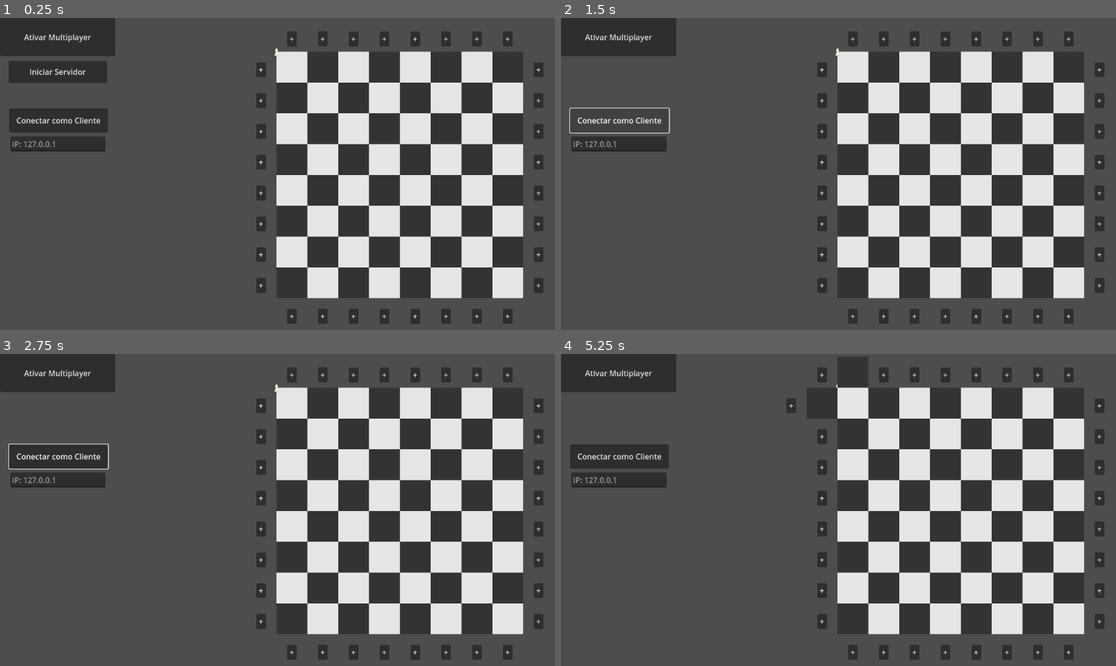
Above: before the commit, frames 1-4 (two rows, left to right).
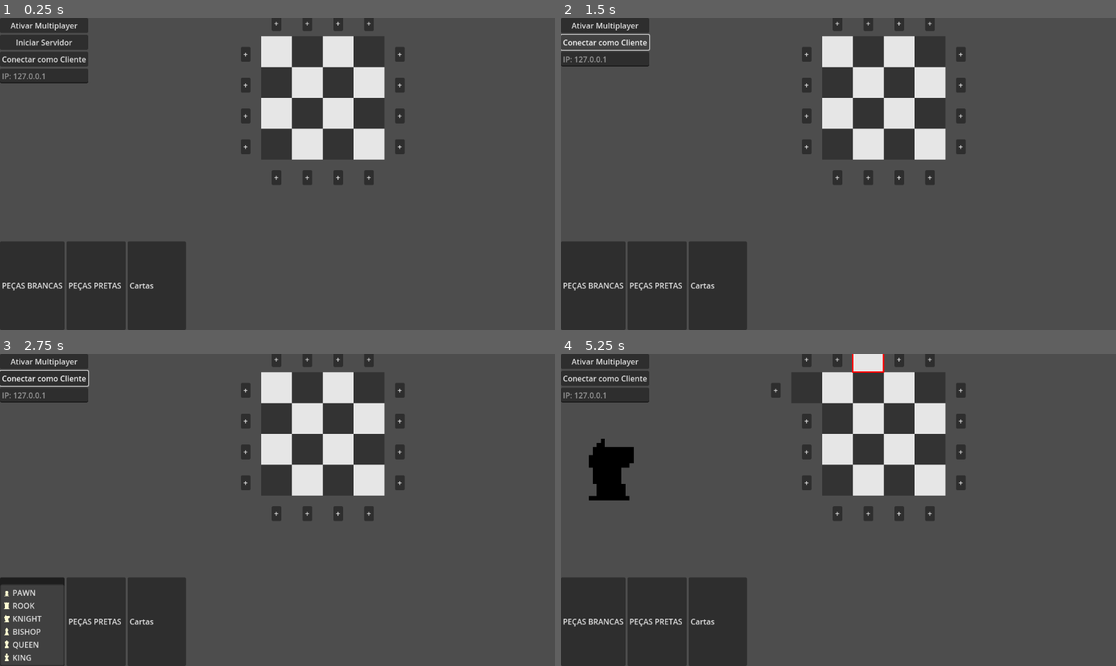
Above: after the commit, the same moments.

Repository: BlueMoonBr/Chess2
Game: Godot game, scene res://Scenes/ChessBoard.tscn
The game is run twice, just before and just after one commit, with the same random seed, the same clock (stepped at 60 frames per second) and the same inputs.
Inputs (mouse positions are in pixels of both pictures, inside the frame that each line leads up to):
- Up to frame 1 (0.25 s): no input
- Up to frame 2 (1.5 s): click "Ativar Multiplayer" at 0.5 s; click "Conectar como Cliente" at 1.25 s
- Up to frame 3 (2.75 s): click (33, 622) at 2 s, where only the run after the commit has a clickable "PEÇAS BRANCAS"
- Up to frame 4 (5.25 s): click (655, 622) at 2.75 s, where only the run after the commit has a clickable "PEÇAS PRETAS"; click (716, 622) at 3.5 s, where only the run after the commit has a clickable "Cartas"; click "+" at 4.25 s; click "+" at 5 s

The runs differ from the first frame. In frame 1, 49% of the frame differs, in the area x 0-98%, y 0-100%; in frame 2, 48%; in frame 3, 46%; in frame 4, 50%.

Commit message:
feat: new tile

Diff:
--- a/Scenes/ChessBoard.tscn
+++ b/Scenes/ChessBoard.tscn
@@ -1,55 +1,138 @@
-[gd_scene load_steps=4 format=3 uid="uid://br2fbkufrybo1"]
+[gd_scene load_steps=9 format=3 uid="uid://br2fbkufrybo1"]
 
-[ext_resource type="Script" uid="uid://b2t0kr2qhhist" path="res://Scripts/ChessRoot.gd" id="1_3pvfr"]
-[ext_resource type="Script" uid="uid://cys30htyoiicr" path="res://Scripts/ChessBoard.gd" id="1_5t1fc"]
+[ext_resource type="Script" uid="uid://b2t0kr2qhhist" path="res://Scritps/ChessRoot.gd" id="1_3pvfr"]
+[ext_resource type="Script" uid="uid://cys30htyoiicr" path="res://Scritps/ChessBoard.gd" id="1_5t1fc"]
 [ext_resource type="Texture2D" uid="uid://3tea0lyxsimu" path="res://Assets/Pieces/bishop.png" id="1_aecfi"]
+[ext_resource type="Texture2D" uid="uid://ndv8tjccqw5p" path="res://Assets/Pieces/pawn.png" id="10_j0o8s"]
+[ext_resource type="Texture2D" uid="uid://1xaaigb8g37r" path="res://Assets/Pieces/rook.png" id="11_2bw70"]
+[ext_resource type="Texture2D" uid="uid://7yvobt62i7dn" path="res://Assets/Pieces/king.png" id="11_ibikg"]
+[ext_resource type="Texture2D" uid="uid://d1mcqyif15iui" path="res://Assets/Pieces/knight.png" id="12_wqotx"]
+[ext_resource type="Texture2D" uid="uid://bjqenf11rvaoj" path="res://Assets/Pieces/queen.png" id="13_nn40u"]
 
 [node name="ChessRoot" type="Node2D"]
 script = ExtResource("1_3pvfr")
+selected_piece_type = 1
+selected_piece_color = 0
 
 [node name="ChessBoard" type="Sprite2D" parent="."]
 position = Vector2(574, 70)
 texture = ExtResource("1_aecfi")
 script = ExtResource("1_5t1fc")
+board_size = 4
 
 [node name="CanvasLayer" type="CanvasLayer" parent="."]
 
-[node name="BtnMultiplayer" type="Button" parent="CanvasLayer"]
-offset_right = 239.0
-offset_bottom = 79.0
+[node name="MainUI" type="Control" parent="CanvasLayer"]
+layout_mode = 3
+anchors_preset = 0
+offset_right = 40.0
+offset_bottom = 40.0
+
+[node name="menu" type="VBoxContainer" parent="CanvasLayer/MainUI"]
+layout_mode = 0
+offset_right = 40.0
+offset_bottom = 40.0
+
+[node name="BtnMultiplayer" type="Button" parent="CanvasLayer/MainUI/menu"]
+layout_mode = 2
 text = "Ativar Multiplayer"
 
-[node name="BtnServer" type="Button" parent="CanvasLayer"]
-offset_left = 18.0
-offset_top = 89.0
-offset_right = 222.0
-offset_bottom = 135.0
+[node name="BtnServer" type="Button" parent="CanvasLayer/MainUI/menu"]
+layout_mode = 2
 text = "Iniciar Servidor
 "
 
-[node name="BtnClient" type="Button" parent="CanvasLayer"]
-offset_left = 19.0
-offset_top = 188.0
-offset_right = 224.0
-offset_bottom = 238.0
+[node name="txtIpPort" type="LineEdit" parent="CanvasLayer/MainUI/menu"]
+visible = false
+layout_mode = 2
+placeholder_text = "port"
+
+[node name="BtnClient" type="Button" parent="CanvasLayer/MainUI/menu"]
+layout_mode = 2
 text = "Conectar como Cliente"
 
-[node name="txtIpServer" type="LineEdit" parent="CanvasLayer"]
-offset_left = 21.0
-offset_top = 246.0
-offset_right = 219.0
-offset_bottom = 277.0
+[node name="txtIpServer" type="LineEdit" parent="CanvasLayer/MainUI/menu"]
+layout_mode = 2
 placeholder_text = "IP: 127.0.0.1"
 
-[node name="txtIpPort" type="LineEdit" parent="CanvasLayer"]
-visible = false
-offset_left = 21.0
-offset_top = 144.0
-offset_right = 219.0
-offset_bottom = 175.0
-placeholder_text = "port"
+[node name="cards" type="HBoxContainer" parent="CanvasLayer/MainUI"]
+layout_mode = 0
+offset_top = 464.0
+offset_right = 280.0
+offset_bottom = 648.0
+alignment = 1
+
+[node name="WHITE" type="MenuButton" parent="CanvasLayer/MainUI/cards"]
+layout_mode = 2
+text = "PEÇAS BRANCAS"
+flat = false
+switch_on_hover = true
+item_count = 6
+popup/item_0/text = "PAWN"
+popup/item_0/icon = ExtResource("10_j0o8s")
+popup/item_0/id = 0
+popup/item_1/text = "ROOK"
+popup/item_1/icon = ExtResource("11_2bw70")
+popup/item_1/id = 1
+popup/item_2/text = "KNIGHT"
+popup/item_2/icon = ExtResource("12_wqotx")
+popup/item_2/id = 2
+popup/item_3/text = "BISHOP"
+popup/item_3/icon = ExtResource("1_aecfi")
+popup/item_3/id = 3
+popup/item_4/text = "QUEEN"
+popup/item_4/icon = ExtResource("13_nn40u")
+popup/item_4/id = 4
+popup/item_5/text = "KING"
+popup/item_5/icon = ExtResource("11_ibikg")
+popup/item_5/id = 5
+
+[node name="BLACK" type="MenuButton" parent="CanvasLayer/MainUI/cards"]
+layout_mode = 2
+text = "PEÇAS PRETAS "
+flat = false
+switch_on_hover = true
+item_count = 6
+popup/item_0/text = "PAWN"
+popup/item_0/icon = ExtResource("10_j0o8s")
+popup/item_0/id = 0
+popup/item_1/text = "ROOK"
+popup/item_1/icon = ExtResource("11_2bw70")
+popup/item_1/id = 1
+popup/item_2/text = "KNIGHT"
+popup/item_2/icon = ExtResource("12_wqotx")
+popup/item_2/id = 2
+popup/item_3/text = "BISHOP"
+popup/item_3/icon = ExtResource("1_aecfi")
+popup/item_3/id = 3
+popup/item_4/text = "QUEEN"
+popup/item_4/icon = ExtResource("13_nn40u")
+popup/item_4/id = 4
+popup/item_5/text = "KING"
+popup/item_5/icon = ExtResource("11_ibikg")
+popup/item_5/id = 5
+
+[node name="cardsMenu" type="MenuButton" parent="CanvasLayer/MainUI/cards"]
+layout_mode = 2
+text = "Cartas               "
+flat = false
+switch_on_hover = true
+
+[node name="VBoxContainer" type="VBoxContainer" parent="CanvasLayer/MainUI"]
+layout_mode = 0
+offset_left = 32.0
+offset_top = 160.0
+offset_right = 168.0
+offset_bottom = 312.0
+alignment = 1
+
+[node name="TextureRect" type="TextureRect" parent="CanvasLayer/MainUI/VBoxContainer"]
+modulate = Color(0, 0, 0, 1)
+layout_mode = 2
+texture = ExtResource("1_aecfi")
+expand_mode = 4
 
 [connection signal="ready" from="." to="." method="_on_ready"]
-[connection signal="pressed" from="CanvasLayer/BtnMultiplayer" to="ChessBoard" method="_on_BtnMultiplayer_pressed"]
-[connection signal="pressed" from="CanvasLayer/BtnServer" to="ChessBoard" method="_on_BtnServer_pressed"]
-[connection signal="pressed" from="CanvasLayer/BtnClient" to="ChessBoard" method="_on_BtnClient_pressed"]
+[connection signal="pressed" from="CanvasLayer/MainUI/menu/BtnMultiplayer" to="ChessBoard" method="_on_BtnMultiplayer_pressed"]
+[connection signal="pressed" from="CanvasLayer/MainUI/menu/BtnServer" to="ChessBoard" method="_on_BtnServer_pressed"]
+[connection signal="pressed" from="CanvasLayer/MainUI/menu/BtnClient" to="ChessBoard" method="_on_BtnClient_pressed"]
--- /dev/null
+++ b/Scenes/Pieces/bishop.tscn
@@ -0,0 +1,21 @@
+[gd_scene load_steps=4 format=3 uid="uid://csg3ix4be4bm0"]
+
+[ext_resource type="Script" uid="uid://ddychbwjv42d0" path="res://Scritps/Pieces/Bishop.gd" id="1_u5b1v"]
+[ext_resource type="Texture2D" uid="uid://3tea0lyxsimu" path="res://Assets/Pieces/bishop.png" id="2_u2fbb"]
+
+[sub_resource type="CircleShape2D" id="CircleShape2D_8f4tx"]
+radius = 23.9
+
+[node name="Bishop" type="Area2D"]
+script = ExtResource("1_u5b1v")
+piece_color = 0
+
+[node name="Sprite2D" type="Sprite2D" parent="."]
+rotation = -0.00872665
+scale = Vector2(4.055, 4.055)
+skew = 0.20944
+texture = ExtResource("2_u2fbb")
+
+[node name="CollisionShape2D" type="CollisionShape2D" parent="."]
+position = Vector2(0, 13)
+shape = SubResource("CircleShape2D_8f4tx")
--- /dev/null
+++ b/Scenes/Pieces/king.tscn
@@ -0,0 +1,21 @@
+[gd_scene load_steps=4 format=3 uid="uid://cd5jsj181snu1"]
+
+[ext_resource type="Script" uid="uid://cp8qeooouc2rm" path="res://Scritps/Pieces/King.gd" id="1_huec1"]
+[ext_resource type="Texture2D" uid="uid://7yvobt62i7dn" path="res://Assets/Pieces/king.png" id="2_518ce"]
+
+[sub_resource type="CircleShape2D" id="CircleShape2D_8f4tx"]
+radius = 23.9
+
+[node name="King" type="Area2D"]
+script = ExtResource("1_huec1")
+piece_type = 5
+
+[node name="Sprite2D" type="Sprite2D" parent="."]
+rotation = -0.00872665
+scale = Vector2(4.055, 4.055)
+skew = 0.20944
+texture = ExtResource("2_518ce")
+
+[node name="CollisionShape2D" type="CollisionShape2D" parent="."]
+position = Vector2(0, 13)
+shape = SubResource("CircleShape2D_8f4tx")
--- /dev/null
+++ b/Scenes/Pieces/knight.tscn
@@ -0,0 +1,21 @@
+[gd_scene load_steps=4 format=3 uid="uid://hj6y674guk2n"]
+
+[ext_resource type="Script" uid="uid://drpvlk2mxwu4j" path="res://Scritps/Pieces/Knight.gd" id="1_13nyu"]
+[ext_resource type="Texture2D" uid="uid://d1mcqyif15iui" path="res://Assets/Pieces/knight.png" id="2_8vvtn"]
+
+[sub_resource type="CircleShape2D" id="CircleShape2D_8f4tx"]
+radius = 23.9
+
+[node name="Knight" type="Area2D"]
+script = ExtResource("1_13nyu")
+piece_type = 1
+
+[node name="Sprite2D" type="Sprite2D" parent="."]
+rotation = -0.00872665
+scale = Vector2(4.055, 4.055)
+skew = 0.20944
+texture = ExtResource("2_8vvtn")
+
+[node name="CollisionShape2D" type="CollisionShape2D" parent="."]
+position = Vector2(0, 13)
+shape = SubResource("CircleShape2D_8f4tx")
--- /dev/null
+++ b/Scenes/Pieces/pawn.tscn
@@ -0,0 +1,20 @@
+[gd_scene load_steps=4 format=3 uid="uid://bs1doehcmv2jv"]
+
+[ext_resource type="Script" uid="uid://cgv45680mp0qk" path="res://Scritps/Pieces/Pawn.gd" id="1_yp78i"]
+[ext_resource type="Texture2D" uid="uid://ndv8tjccqw5p" path="res://Assets/Pieces/pawn.png" id="2_04pu8"]
+
+[sub_resource type="CircleShape2D" id="CircleShape2D_8f4tx"]
+radius = 23.9
+
+[node name="Pawn" type="Area2D"]
+script = ExtResource("1_yp78i")
+
+[node name="Sprite2D" type="Sprite2D" parent="."]
+rotation = -0.00872665
+scale = Vector2(4.055, 4.055)
+skew = 0.20944
+texture = ExtResource("2_04pu8")
+
+[node name="CollisionShape2D" type="CollisionShape2D" parent="."]
+position = Vector2(0, 13)
+shape = SubResource("CircleShape2D_8f4tx")
--- /dev/null
+++ b/Scenes/Pieces/queen.tscn
@@ -0,0 +1,22 @@
+[gd_scene load_steps=4 format=3 uid="uid://cop5jfkc13d45"]
+
+[ext_resource type="Script" uid="uid://dxd3ol4qq5dea" path="res://Scritps/Pieces/Queen.gd" id="1_7vfvp"]
+[ext_resource type="Texture2D" uid="uid://bjqenf11rvaoj" path="res://Assets/Pieces/queen.png" id="2_tqjti"]
+
+[sub_resource type="CircleShape2D" id="CircleShape2D_8f4tx"]
+radius = 23.9
+
+[node name="Queen" type="Area2D"]
+position = Vector2(574, 93)
+script = ExtResource("1_7vfvp")
+piece_type = 4
+
+[node name="Sprite2D" type="Sprite2D" parent="."]
+rotation = -0.00872665
+scale = Vector2(4.055, 4.055)
+skew = 0.20944
+texture = ExtResource("2_tqjti")
+
+[node name="CollisionShape2D" type="CollisionShape2D" parent="."]
+position = Vector2(0, 13)
+shape = SubResource("CircleShape2D_8f4tx")
--- /dev/null
+++ b/Scenes/Pieces/rook.tscn
@@ -0,0 +1,21 @@
+[gd_scene load_steps=4 format=3 uid="uid://bnmej33l31r88"]
+
+[ext_resource type="Script" uid="uid://dkvi88ycfrve6" path="res://Scritps/Pieces/Rook.gd" id="1_xfx5q"]
+[ext_resource type="Texture2D" uid="uid://1xaaigb8g37r" path="res://Assets/Pieces/rook.png" id="2_qog6q"]
+
+[sub_resource type="CircleShape2D" id="CircleShape2D_8f4tx"]
+radius = 23.9
+
+[node name="Rook" type="Area2D"]
+script = ExtResource("1_xfx5q")
+piece_type = 3
+
+[node name="Sprite2D" type="Sprite2D" parent="."]
+rotation = -0.00872665
+scale = Vector2(4.055, 4.055)
+skew = 0.20944
+texture = ExtResource("2_qog6q")
+
+[node name="CollisionShape2D" type="CollisionShape2D" parent="."]
+position = Vector2(0, 13)
+shape = SubResource("CircleShape2D_8f4tx")
--- /dev/null
+++ b/Scenes/Tile.tscn
@@ -0,0 +1,22 @@
+[gd_scene load_steps=3 format=3 uid="uid://ch5gn1k4e801k"]
+
+[ext_resource type="Script" uid="uid://c4ddbarwykjmq" path="res://Scritps/Tile.gd" id="1_t0yj4"]
+
+[sub_resource type="RectangleShape2D" id="RectangleShape2D_t0yj4"]
+size = Vector2(64, 64)
+
+[node name="Tile" type="Area2D"]
+script = ExtResource("1_t0yj4")
+tile_color = 1
+
+[node name="CollisionShape2D" type="CollisionShape2D" parent="."]
+shape = SubResource("RectangleShape2D_t0yj4")
+
+[node name="ColorRect" type="ColorRect" parent="."]
+visible = false
+offset_left = -32.0
+offset_top = -32.0
+offset_right = 32.0
+offset_bottom = 32.0
+
+[connection signal="input_event" from="." to="." method="_on_input_event"]
--- a/Scritps/ChessBoard.gd
+++ b/Scritps/ChessBoard.gd
@@ -1,14 +1,18 @@
 extends Node2D
 
-const BOARD_SIZE = 8
+@export var board_size  = 8
+
 const TILE_SIZE = 64
 
 var tiles = {}
 var buttons = {}
 
-@onready var btn_server = $"../CanvasLayer/BtnServer"
-@onready var btn_client = $"../CanvasLayer/BtnClient"
-@onready var txt_ip_server = $"../CanvasLayer/txtIpServer"
+@onready var btn_client = $"../CanvasLayer/MainUI/menu/BtnClient"
+@onready var btn_server = $"../CanvasLayer/MainUI/menu/BtnServer"
+@onready var txt_ip_port = $"../CanvasLayer/MainUI/menu/txtIpPort"
+@onready var txt_ip_server = $"../CanvasLayer/MainUI/menu/txtIpServer"
+
+var tile_scene = preload("res://Scenes/Tile.tscn")
 
 func _ready():
 	generate_board()
@@ -33,8 +37,8 @@
 	var start_y = 0
 
 	#Vector2(col * TILE_SIZE, row * TILE_SIZE)
-	for row in range(BOARD_SIZE):
-		for col in range(BOARD_SIZE):
+	for row in range(board_size):
+		for col in range(board_size):
 			create_tile(row, col, start_x + col * TILE_SIZE, start_y + row * TILE_SIZE)
 
 	# Define vizinhos
@@ -42,10 +46,12 @@
 
 func create_tile(row, col, x, y):
 	print(row,' ', col,' ', x,' ', y)
-	var tile = Tile.new(row, col)
-	tile.position = Vector2(x, y)
-	add_child(tile)
-	tiles["%d_%d" % [row, col]] = tile
+
+	var new_tile = tile_scene.instantiate()
+	new_tile.position = Vector2(col * 64, row * 64)
+	new_tile.setup_tile(row, col)
+	add_child(new_tile)
+	tiles["%d_%d" % [row, col]] = new_tile
 
 func update_tile_neighbors():
 	for key in tiles:
@@ -63,20 +69,25 @@
 		b.queue_free()
 	buttons.clear()
 
-	# Verifica cada casa e adiciona botões nas posições vazias vizinhas
+	var directions = {
+		"left": Vector2(-1, 0),
+		"right": Vector2(1, 0),
+		"up": Vector2(0, -1),
+		"down": Vector2(0, 1)
+	}
+
 	for tile in tiles.values():
-		var directions = {
-			"left": Vector2(-1, 0),
-			"right": Vector2(1, 0),
-			"up": Vector2(0, -1),
-			"down": Vector2(0, 1)
-		}
-
 		for dir in directions:
 			var offset = directions[dir]
-			var neighbor_key = "%d_%d" % [tile.row + int(offset.y), tile.col + int(offset.x)]
+			var neighbor_row = tile.row + int(offset.y)
+			var neighbor_col = tile.col + int(offset.x)
+			var neighbor_key = "%d_%d" % [neighbor_row, neighbor_col]
+
 			if not tiles.has(neighbor_key) and not buttons.has(neighbor_key):
-				create_button(tile.row + int(offset.y), tile.col + int(offset.x), tile.position + offset * TILE_SIZE)
+				# CORREÇÃO aqui:
+				var button_position = tile.position + offset * TILE_SIZE
+				button_position -= Vector2(TILE_SIZE / 2, TILE_SIZE / 2)
+				create_button(neighbor_row, neighbor_col, button_position)
 
 func create_button(row, col, position):
 	var button = Button.new()
--- a/Scritps/ChessRoot.gd
+++ b/Scritps/ChessRoot.gd
@@ -1,4 +1,23 @@
 extends Node2D
+
+@export var selected: bool = false:
+	set(value):
+		selected = value
+		update_selected_piece_texture()
+
+@export var selected_piece_type: Globals.PieceType = Globals.PieceType.PAWN:
+	set(value):
+		selected_piece_type = value
+		update_selected_piece_texture()
+
+@export var selected_piece_color: Globals.PieceColor = Globals.PieceColor.BLACK:
+	set(value):
+		selected_piece_color = value
+		update_selected_piece_texture()
+
+@onready var texture_rect = $CanvasLayer/MainUI/VBoxContainer/TextureRect
+@onready var white = $CanvasLayer/MainUI/cards/WHITE
+@onready var black = $CanvasLayer/MainUI/cards/BLACK
 
 func _ready():
 	# Só o servidor define a autoridade
@@ -6,6 +25,26 @@
 		set_multiplayer_authority(multiplayer.get_unique_id())
 
 	print("ChessRoot pronto. Autoridade definida: ", multiplayer.get_unique_id())
+
+	update_selected_piece_texture()
+	ready_main_ui()
+
+
+func update_selected_piece_texture():
+	if texture_rect == null:
+		return
+
+	if !selected:
+		texture_rect.hide()
+		return
+
+	texture_rect.show()
+	var texture = Globals.PIECE_TEXTURES.get(selected_piece_type, null)
+	if texture:
+		texture_rect.texture = texture
+		texture_rect.modulate = Globals.get_color_by_piece_color(selected_piece_color)
+	else:
+		texture_rect.texture = null
 
 @rpc("any_peer")
 func rpc_create_tile(row, col):
@@ -18,3 +57,33 @@
 		rpc_create_tile(row, col)
 		# Depois avisa clientes explicitamente
 		rpc_create_tile.rpc(row, col)
+
+
+
+func ready_main_ui():
+	var popup_White = white.get_popup()
+	popup_White.id_pressed.connect(_on_piece_white_menu_item_selected)
+
+	var popup_black: PopupMenu = black.get_popup()
+	popup_black.id_pressed.connect(_on_piece_black_menu_item_selected)
+
+	popup_black.set_item_icon_modulate(0, Globals.get_color_by_piece_color(Globals.PieceColor.BLACK))
+	popup_black.set_item_icon_modulate(1, Globals.get_color_by_piece_color(Globals.PieceColor.BLACK))
+	popup_black.set_item_icon_modulate(2, Globals.get_color_by_piece_color(Globals.PieceColor.BLACK))
+	popup_black.set_item_icon_modulate(3, Globals.get_color_by_piece_color(Globals.PieceColor.BLACK))
+	popup_black.set_item_icon_modulate(4, Globals.get_color_by_piece_color(Globals.PieceColor.BLACK))
+	popup_black.set_item_icon_modulate(5, Globals.get_color_by_piece_color(Globals.PieceColor.BLACK))
+
+# acoes
+func _on_piece_black_menu_item_selected(id: int):
+	_on_piece_menu_item_selected(id, Globals.PieceColor.BLACK)
+
+func _on_piece_white_menu_item_selected(id: int):
+	_on_piece_menu_item_selected(id, Globals.PieceColor.WHITE)
+
+func _on_piece_menu_item_selected(id: int, color: Globals.PieceColor):
+	selected = true
+	selected_piece_type = Globals.get_piece_by_id(id)
+	selected_piece_color = color
+
+	update_selected_piece_texture()
--- /dev/null
+++ b/Scritps/Globals.gd
@@ -0,0 +1,51 @@
+# Scripts/Globals.gd
+extends Node
+
+enum PieceType {
+	PAWN,
+	KNIGHT,
+	BISHOP,
+	ROOK,
+	QUEEN,
+	KING
+}
+
+enum PieceColor {
+	WHITE,
+	BLACK
+}
+
+const PIECE_TEXTURES = {
+	PieceType.PAWN: preload("res://Assets/Pieces/pawn.png"),
+	PieceType.KNIGHT: preload("res://Assets/Pieces/knight.png"),
+	PieceType.BISHOP: preload("res://Assets/Pieces/bishop.png"),
+	PieceType.ROOK: preload("res://Assets/Pieces/rook.png"),
+	PieceType.QUEEN: preload("res://Assets/Pieces/queen.png"),
+	PieceType.KING: preload("res://Assets/Pieces/king.png")
+}
+
+func get_piece_by_id(id: int) -> PieceType:
+	match id:
+		0:
+			return PieceType.PAWN
+		1:
+			return PieceType.ROOK
+		2:
+			return PieceType.KNIGHT
+		3:
+			return PieceType.BISHOP
+		4:
+			return PieceType.QUEEN
+		5:
+			return PieceType.KING
+
+	return PieceType.PAWN
+
+func get_color_by_piece_color(input_color: PieceColor):
+	var color = Color(1, 1, 1)
+	match input_color:
+		PieceColor.WHITE:
+			color = Color(1, 1, 1)  # Branco
+		PieceColor.BLACK:
+			color = Color(0, 0, 0)  # Preto
+	return color
--- /dev/null
+++ b/Scritps/Pieces/Bishop.gd
@@ -0,0 +1,12 @@
+extends ChessPiece
+
+
+func _ready():
+	piece_type = Globals.PieceType.BISHOP
+	super._ready()
+
+func hover():
+	super.hover();
+
+func _on_mouse_exited():
+	super._on_mouse_exited();
--- a/Scritps/Pieces/ChessPiece.gd
+++ b/Scritps/Pieces/ChessPiece.gd
@@ -1 +1,58 @@
-extends Node
+@tool
+extends Area2D
+
+class_name ChessPiece
+
+# Propriedades básicas da peça
+@export var piece_color: Globals.PieceColor = Globals.PieceColor.BLACK:
+	set(value):
+		piece_color = value
+		set_texture()
+
+var piece_type : Globals.PieceType
+
+# Variável para armazenar a textura da peça
+var piece_texture : Texture2D
+@onready var sprite = $Sprite2D
+
+# Referência ao tabuleiro
+var chess_board : Node = null
+
+# Referência a posição:
+var chess_tile : Tile = null
+
+var cards : Array = []
+
+func _ready():
+	chess_board = get_tree().get_root().get_node("ChessRoot/ChessBoard")
+
+	mouse_entered.connect(_on_mouse_entered)
+	mouse_exited.connect(_on_mouse_exited)
+
+	set_texture()
+
+func set_texture():
+		 # Carrega automaticamente a textura correta pela peça
+	piece_texture = Globals.PIECE_TEXTURES[piece_type]
+	sprite.texture = piece_texture  # Define a textura
+
+	# Define a cor com base no enum
+	match piece_color:
+		Globals.PieceColor.WHITE:
+			sprite.modulate = Color(1, 1, 1)  # Branco
+		Globals.PieceColor.BLACK:
+			sprite.modulate = Color(0, 0, 0)  # Preto
+
+# Função genérica do hover - será sobrescrita nas subclasses
+func hover():
+	print("Mouse sobre a peça!")
+
+# Mouse entrou na peça
+func _on_mouse_entered():
+	sprite.modulate = Color(1, 0, 0)  # Vermelho
+	hover()
+
+# Mouse saiu da peça (Limpar os movimentos mostrados)
+func _on_mouse_exited():
+	print("Mouse saiu da peça!")
+	set_texture()
--- /dev/null
+++ b/Scritps/Pieces/King.gd
@@ -0,0 +1,12 @@
+extends ChessPiece
+
+
+func _ready():
+	piece_type = Globals.PieceType.KING
+	super._ready()
+
+func hover():
+	super.hover();
+
+func _on_mouse_exited():
+	super._on_mouse_exited();
--- /dev/null
+++ b/Scritps/Pieces/Knight.gd
@@ -0,0 +1,12 @@
+extends ChessPiece
+
+
+func _ready():
+	piece_type = Globals.PieceType.KNIGHT
+	super._ready()
+
+func hover():
+	super.hover();
+
+func _on_mouse_exited():
+	super._on_mouse_exited();
--- /dev/null
+++ b/Scritps/Pieces/Pawn.gd
@@ -0,0 +1,12 @@
+extends ChessPiece
+
+
+func _ready():
+	piece_type = Globals.PieceType.PAWN
+	super._ready()
+
+func hover():
+	super.hover();
+
+func _on_mouse_exited():
+	super._on_mouse_exited();
--- /dev/null
+++ b/Scritps/Pieces/Queen.gd
@@ -0,0 +1,12 @@
+extends ChessPiece
+
+
+func _ready():
+	piece_type = Globals.PieceType.QUEEN
+	super._ready()
+
+func hover():
+	super.hover();
+
+func _on_mouse_exited():
+	super._on_mouse_exited();
--- /dev/null
+++ b/Scritps/Pieces/Rook.gd
@@ -0,0 +1,12 @@
+extends ChessPiece
+
+
+func _ready():
+	piece_type = Globals.PieceType.ROOK
+	super._ready()
+
+func hover():
+	super.hover();
+
+func _on_mouse_exited():
+	super._on_mouse_exited();
--- a/Scritps/Tile.gd
+++ b/Scritps/Tile.gd
@@ -1,10 +1,16 @@
-extends Node2D
+@tool
+extends Area2D
+
 class_name Tile
+
+# Propriedades básicas da peça
+@export var tile_color : Globals.PieceColor
 
 var row: int
 var col: int
 
-var piece = null
+var piece: ChessPiece = null
+
 var cards: Array = []
 
 var neighbor_left: Tile = null
@@ -12,13 +18,44 @@
 var neighbor_up: Tile = null
 var neighbor_down: Tile = null
 
-func _init(row: int, col: int):
+var is_hovered = false
+
+func setup_tile(row:int, col:int):
 	self.row = row
 	self.col = col
+	queue_redraw()
 
 func _draw():
+	if (row + col) % 2 == 0:
+		self.tile_color = Globals.PieceColor.BLACK
+
 	var color = Color(0.9, 0.9, 0.9) if (row + col) % 2 == 0 else Color(0.2, 0.2, 0.2)
-	draw_rect(Rect2(Vector2.ZERO, Vector2(64, 64)), color)
+
+	var tile_size = Vector2(64, 64)
+	var rect = Rect2(-tile_size / 2, tile_size)  # Agora centralizado
+
+	draw_rect(rect, color)
+	# Se estiver com o mouse em cima, desenha a borda vermelha
+	if is_hovered:
+		draw_rect(rect, Color(1,0,0), false, 3)  # false = não preenchido, 3 = largura da borda
 
 func _ready():
 	queue_redraw()
+	# Conectando automaticamente os sinais pelo código
+	mouse_entered.connect(_on_mouse_entered)
+	mouse_exited.connect(_on_mouse_exited)
+
+func _on_input_event(viewport, event, shape_idx):
+	if event is InputEventMouseButton and event.pressed and event.button_index == MOUSE_BUTTON_LEFT:
+		print("Tile clicado na posição: ", row, " x ",col)
+		#get_parent().emit_signal("tile_selected", self)
+
+func _on_mouse_entered():
+	#print("Mouse entrou do tile: ", row, " x ",col)
+	is_hovered = true
+	queue_redraw()
+# Mouse saiu da peça (Limpar os movimentos mostrados)
+func _on_mouse_exited():
+	#print("Mouse saiu do tile: ", row, " x ",col)
+	is_hovered = false
+	queue_redraw()
--- a/project.godot
+++ b/project.godot
@@ -11,9 +11,22 @@
 [application]
 
 config/name="Chess2"
+config/version="0.0.1"
 run/main_scene="uid://br2fbkufrybo1"
 config/features=PackedStringArray("4.4", "GL Compatibility")
 config/icon="res://icon.svg"
+
+[autoload]
+
+Globals="*res://Scritps/Globals.gd"
+
+[file_customization]
+
+folder_colors={
+"res://Assets/": "green",
+"res://Scenes/": "purple",
+"res://Scritps/Pieces/": "yellow"
+}
 
 [rendering]
 
Not shown, added: Scritps/Globals.gd.uid
Not shown, added: Scritps/Pieces/Bishop.gd.uid
Not shown, added: Scritps/Pieces/King.gd.uid
Not shown, added: Scritps/Pieces/Knight.gd.uid
Not shown, added: Scritps/Pieces/Pawn.gd.uid
Not shown, added: Scritps/Pieces/Queen.gd.uid
Not shown, added: Scritps/Pieces/Rook.gd.uid
Not shown, added: Scenes/Tile.tscn86254131014.tmp
